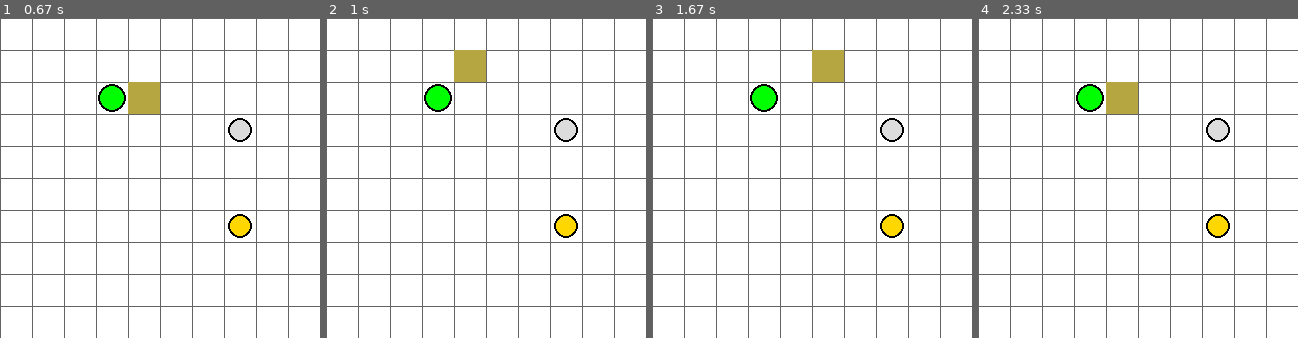
Above: before the commit, frames 1-4 (left to right).
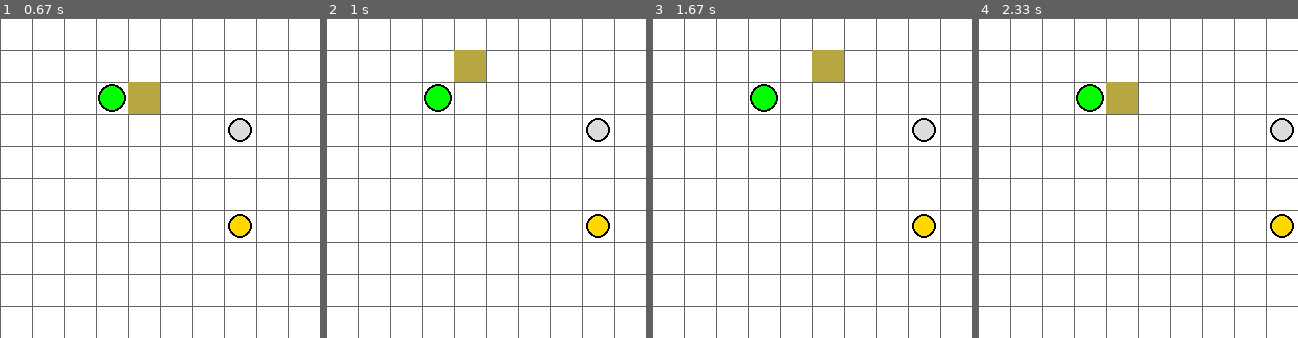
Above: after the commit, the same moments.

Repository: Amazing-Gam3r/Adventure-Game-Project
Game: pygame game, started from game.py
The game is run twice, just before and just after one commit, with the same random seed, the same clock (stepped at 60 frames per second) and the same inputs.
Inputs:
- Up to frame 1 (0.67 s): type "1 (at the terminal prompt)" at 0 s; type "Ann (at the terminal prompt)" at 0 s; type "1 (at the terminal prompt)" at 0 s; hold Right from 0.33 s (still down)
- Up to frame 2 (1 s): release Right at 0.8 s; hold Up from 0.83 s (still down)
- Up to frame 3 (1.67 s): release Up at 1.13 s; hold Right 1.17-1.63 s
- Up to frame 4 (2.33 s): hold Left 1.67-2.2 s; hold Down from 2.23 s (still down)

Frame 1 is identical in both runs. In frame 2, 1.7% of the frame differs, in the area x 71-89%, y 31-69%; in frame 3, 1.7%; in frame 4, 1.7%.

Commit message:
4/19/25 01:10 Caught Error in move function and corrected it accordingly.

Diff:
--- a/gamefunctions.py
+++ b/gamefunctions.py
@@ -229,9 +229,6 @@
     else: #If player force quit map
         play_game = False
 
-    #moves monsters
-    monster1.move()
-    monster2.move()
     #If both monsters are dead then once the player returns to the map there will be new monsters
     monster1, monster2 = monster_death_check(monster1, monster2, town_x, town_y)
     return hp, gold, inventory, play_game, monster1, monster2
--- a/pygame_system.py
+++ b/pygame_system.py
@@ -254,7 +254,9 @@
             #Detects when a key has been pushed down
             elif event.type == pygame.KEYDOWN:
                 first_move_done = True
-
+                #moves monsters
+                monster1.move()
+                monster2.move()
                 #Moves player up if up arrow is pressed
                 if event.key == pygame.K_UP:
                     if player1.player_y >= 32:
--- a/wanderingMonster.py
+++ b/wanderingMonster.py
@@ -50,6 +50,7 @@
         self.town_x = town_x
         self.town_y = town_y
         self.alive = True
+        self.player_moves = 0
 
     def __str__(self):
         """Formats string output when instnace is printed.
@@ -139,7 +140,7 @@
         return monster_list[monster_number]
 
     def move(self):
-        """Moves monster around the map.
+        """Moves monster around the map every other time the player moves.
 
         Follows pattern that eventually ends with monsters circling map border
 
@@ -151,25 +152,28 @@
             print(my_monster.monster_x, my_monster.monster_y)
             32 0
         """
-        if self.monster_x == 0 and self.monster_y == 288: #starts to move monsters up left border of map
-            self.monster_y -= 32
-        elif self.monster_x == 0 and self.monster_y > 0: #moves monsters up left border of map
-            self.monster_y -= 32
-        elif self.monster_x == 0 and self.monster_y == 0: #Starts moving monster right along top border
-            self.monster_x += 32
-        elif self.monster_x < 288 and self.monster_y < 288: #moves player to right border
-            self.monster_x += 32
-        elif self.monster_x == 288 and self.monster_y < 288: #moves player down along right border
-            self.monster_y += 32
-        elif self.monster_x <= 288 and self.monster_y == 288: #moves player left along bottom border
-            self.monster_x -= 32
-
-        while self.monster_x == self.town_x and self.monster_y == self.town_y: #skips monster over town if needed
-            if self.monster_x != 288 or self.monster_y != 288:
-                if self.monster_x == self.town_x:
-                    self.monster_x += 32
-                elif self.monster_y == self.town_y:
-                    self.monster_y += 32
+        #increments player moves and moves monsters every other player move
+        self.player_moves += 1
+        if self.player_moves % 2 == 0:
+            if self.monster_x == 0 and self.monster_y == 288: #starts to move monsters up left border of map
+                 self.monster_y -= 32
+            elif self.monster_x == 0 and self.monster_y > 0: #moves monsters up left border of map
+                self.monster_y -= 32
+            elif self.monster_x == 0 and self.monster_y == 0: #Starts moving monster right along top border
+                self.monster_x += 32
+            elif self.monster_x < 288 and self.monster_y < 288: #moves player to right border
+                self.monster_x += 32
+            elif self.monster_x == 288 and self.monster_y < 288: #moves player down along right border
+                self.monster_y += 32
+            elif self.monster_x <= 288 and self.monster_y == 288: #moves player left along bottom border
+                self.monster_x -= 32
+
+            while self.monster_x == self.town_x and self.monster_y == self.town_y: #skips monster over town if needed
+                if self.monster_x != 288 or self.monster_y != 288:
+                    if self.monster_x == self.town_x:
+                        self.monster_x += 32
+                    elif self.monster_y == self.town_y:
+                        self.monster_y += 32
     def death(self):
         """Updates monsters alive status to dead and move monster off map.
 
